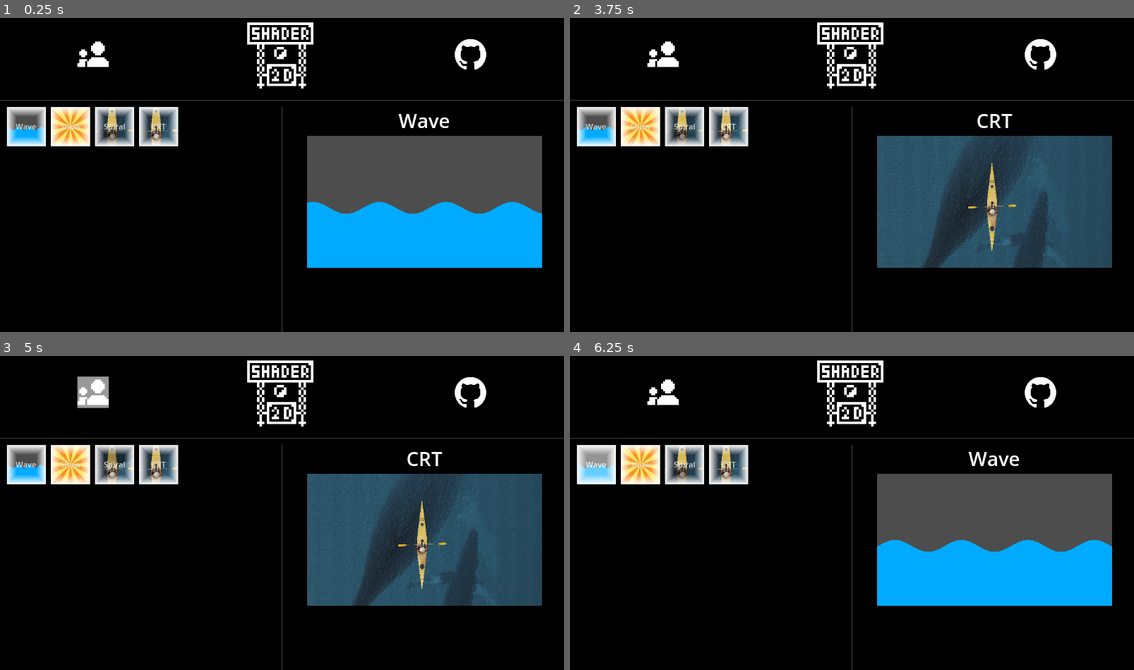
Above: before the commit, frames 1-4 (two rows, left to right).
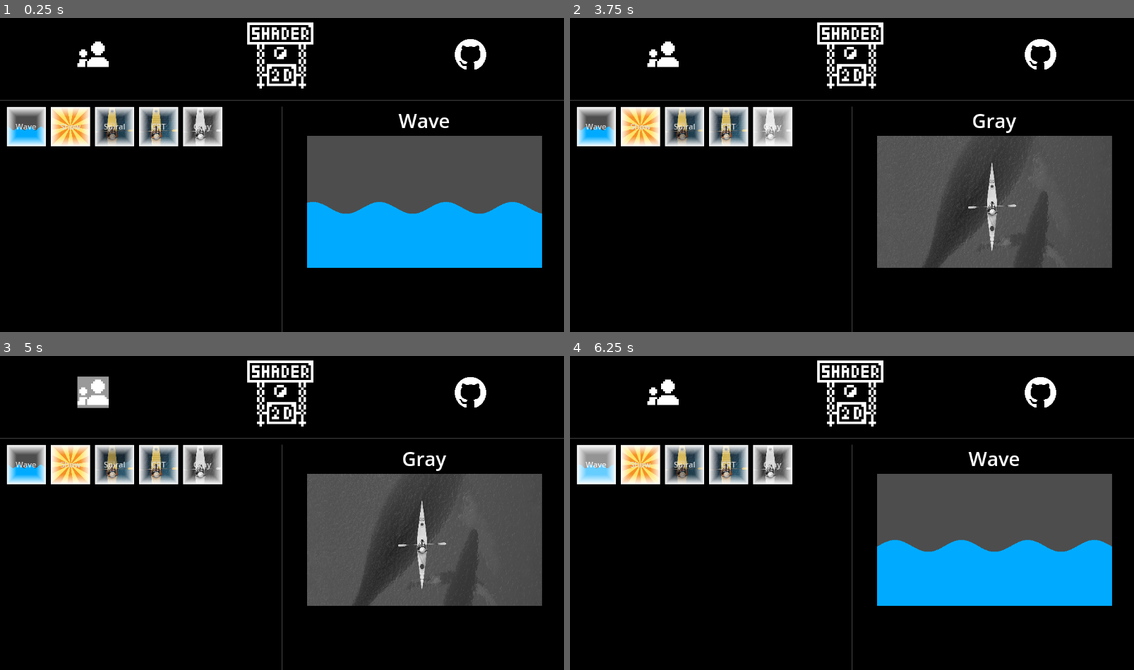
Above: after the commit, the same moments.

Repository: zhtsu/Shader2D
Game: Godot game, scene res://app/main.tscn
Same seed, same stepped clock (60 frames per second), same inputs: the game is played once before the commit and once after it.
Inputs (mouse positions are in pixels of both pictures, inside the frame that each line leads up to):
- Up to frame 1 (0.25 s): no input
- Up to frame 2 (3.75 s): click "Wave" at 0.5 s; click "Show" at 1.25 s; click "Spiral" at 2 s; click "CRT" at 2.75 s; click (773, 127) at 3.5 s, where only the run after the commit has a clickable "Gray"
- Up to frame 3 (5 s): click (90, 393) at 4.25 s
- Up to frame 4 (6.25 s): click (660, 393) at 5 s; click "Wave" at 5.75 s

The runs differ from the first frame. In frame 1, 0.9% of the frame differs, in the area x 32-40%, y 28-41%; in frame 2, 16%; in frame 3, 16%, in the area x 32-97%, y 28-80%; in frame 4, 0.9%.

Commit message:
Add gray

Diff:
--- a/app/main.gd
+++ b/app/main.gd
@@ -7,33 +7,30 @@
 const show_scene_res = preload("res://shaders/show/show.tscn")
 const spiral_scene_res = preload("res://shaders/spiral/spiral.tscn")
 const CRT_scene_res = preload("res://shaders/CRT/CRT.tscn")
+const gray_scene_res = preload("res://shaders/gray/gray.tscn")
 
-# Called when the node enters the scene tree for the first time.
+
+func _create_slot(res : Resource, title : String) -> Node:
+	var slot = slot_scene_res.instantiate()
+	slot.init_slot_data(res.instantiate(), title)
+	slot.connect("clicked", on_slot_clicked.bind(res.instantiate(), title))
+	return slot
+
 func _ready() -> void:
 	# Viewport
 	$VBoxContainer/ContentBox/RightBox/TextureRect.texture = \
 		$VBoxContainer/ContentBox/RightBox/SubViewport.get_texture()
 	var slot_list = []
 	# Wave
-	var wave_slot = slot_scene_res.instantiate()
-	wave_slot.init_slot_data(wave_scene_res.instantiate(), "Wave")
-	wave_slot.connect("clicked", on_slot_clicked.bind(wave_scene_res.instantiate(), "Wave"))
-	slot_list.append(wave_slot)
+	slot_list.append(_create_slot(wave_scene_res, "Wave"))
 	# Show
-	var show_slot = slot_scene_res.instantiate()
-	show_slot.init_slot_data(show_scene_res.instantiate(), "Show")
-	show_slot.connect("clicked", on_slot_clicked.bind(show_scene_res.instantiate(), "Show"))
-	slot_list.append(show_slot)
+	slot_list.append(_create_slot(show_scene_res, "Show"))
 	# Spiral
-	var spiral_slot = slot_scene_res.instantiate()
-	spiral_slot.init_slot_data(spiral_scene_res.instantiate(), "Spiral")
-	spiral_slot.connect("clicked", on_slot_clicked.bind(spiral_scene_res.instantiate(), "Spiral"))
-	slot_list.append(spiral_slot)
+	slot_list.append(_create_slot(spiral_scene_res, "Spiral"))
 	# CRT
-	var CRT_slot = slot_scene_res.instantiate()
-	CRT_slot.init_slot_data(CRT_scene_res.instantiate(), "CRT")
-	CRT_slot.connect("clicked", on_slot_clicked.bind(CRT_scene_res.instantiate(), "CRT"))
-	slot_list.append(CRT_slot)
+	slot_list.append(_create_slot(CRT_scene_res, "CRT"))
+	# Gray
+	slot_list.append(_create_slot(gray_scene_res, "Gray"))
 	# Add to Grid from list
 	for slot in slot_list:
 		$VBoxContainer/ContentBox/LeftBox/GridBox/Grid.add_child(slot)
--- a/shaders/CRT/CRT.gdshader
+++ b/shaders/CRT/CRT.gdshader
@@ -14,5 +14,5 @@
 	float vignetting = clamp(pow(cos(uv.x * PI), 1.2) * pow(cos(uv.y * PI), 1.2) * 50.0, 0.0, 1.0);
 	col *= vignetting;
 
-    COLOR = vec4(col, 1.0);
+    COLOR = vec4(col, COLOR.a);
 }
--- /dev/null
+++ b/shaders/gray/gray.gdshader
@@ -0,0 +1,14 @@
+shader_type canvas_item;
+render_mode unshaded;
+
+void fragment()
+{
+	// Weights
+	float wr = 0.3;
+	float wg = 0.59;
+	float wb = 0.11;
+
+	vec3 col = vec3(COLOR.r * wr + COLOR.g * wg + COLOR.b * wb);
+
+	COLOR = vec4(col, COLOR.a);
+}
--- /dev/null
+++ b/shaders/gray/gray.tscn
@@ -0,0 +1,25 @@
+[gd_scene load_steps=4 format=3 uid="uid://rskjvao5m4uw"]
+
+[ext_resource type="Shader" path="res://shaders/gray/gray.gdshader" id="1_ky872"]
+[ext_resource type="Texture2D" uid="uid://8drrl52vbr8t" path="res://assets/test.png" id="1_xtkhe"]
+
+[sub_resource type="ShaderMaterial" id="ShaderMaterial_qdwnd"]
+shader = ExtResource("1_ky872")
+
+[node name="Gray" type="Control"]
+layout_mode = 3
+anchors_preset = 15
+anchor_right = 1.0
+anchor_bottom = 1.0
+grow_horizontal = 2
+grow_vertical = 2
+
+[node name="TextureRect" type="TextureRect" parent="."]
+material = SubResource("ShaderMaterial_qdwnd")
+layout_mode = 1
+anchors_preset = 15
+anchor_right = 1.0
+anchor_bottom = 1.0
+grow_horizontal = 2
+grow_vertical = 2
+texture = ExtResource("1_xtkhe")
--- a/shaders/show/show.gdshader
+++ b/shaders/show/show.gdshader
@@ -11,5 +11,8 @@
 	vec2 uv = UV - 0.5;
 	float angle = atan(uv.x, uv.y);
 	float value = smoothstep(-0.1, 0.1, sin(angle * float(count) + TIME * speed));
-	COLOR = vec4(mix(color_1, color_2, value), 1.0);
+
+	vec3 col = mix(color_1, color_2, value);
+
+	COLOR = vec4(col, COLOR.a);
 }
--- a/shaders/spiral/spiral.gdshader
+++ b/shaders/spiral/spiral.gdshader
@@ -14,7 +14,7 @@
 	float offset = len + (angle / (PI * 2.0)) * line_distance;
 	float circles = mod(offset - TIME, line_distance);
 
-	vec3 color = (1.0 - circles) * COLOR.rgb;
+	vec3 col = (1.0 - circles) * COLOR.rgb;
 
-	COLOR = vec4(color, 1.0);
+	COLOR = vec4(col, COLOR.a);
 }
--- a/shaders/wave/wave.gdshader
+++ b/shaders/wave/wave.gdshader
@@ -8,7 +8,7 @@
 
 void fragment()
 {
-	float alpha = 1.0;
+	float alpha = COLOR.a;
 	float wave_cutoff = cutoff - (sin((UV.x + TIME * speed) / width) - 1.0) * height;
 
 	if (UV.y < wave_cutoff)
